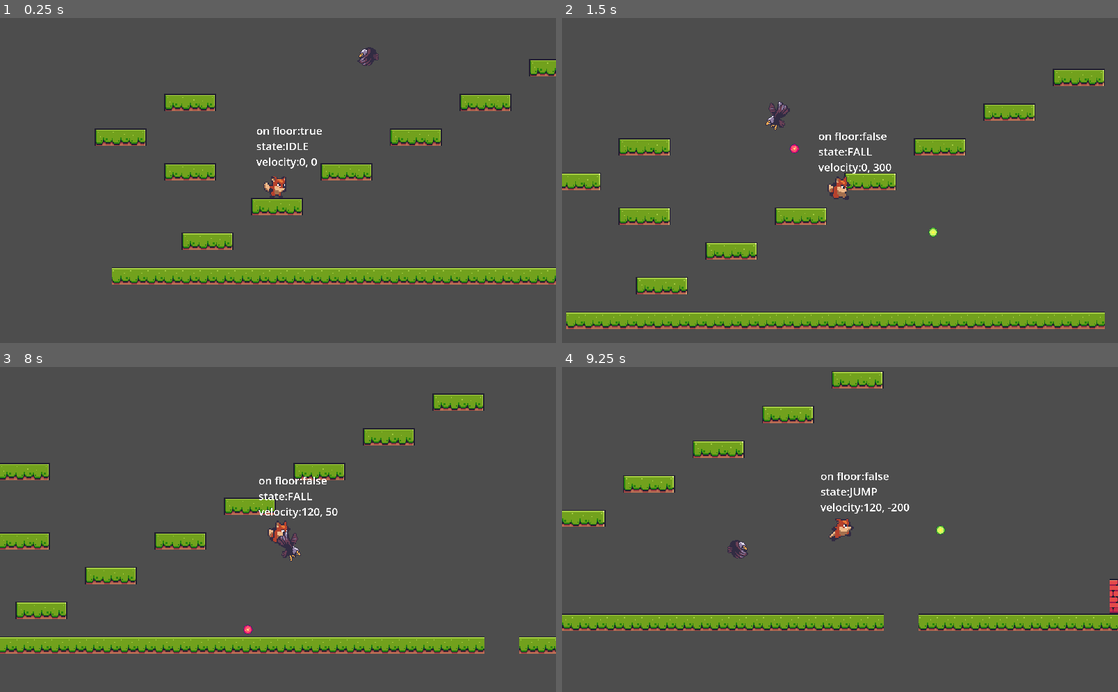
Above: before the commit, frames 1-4 (two rows, left to right).
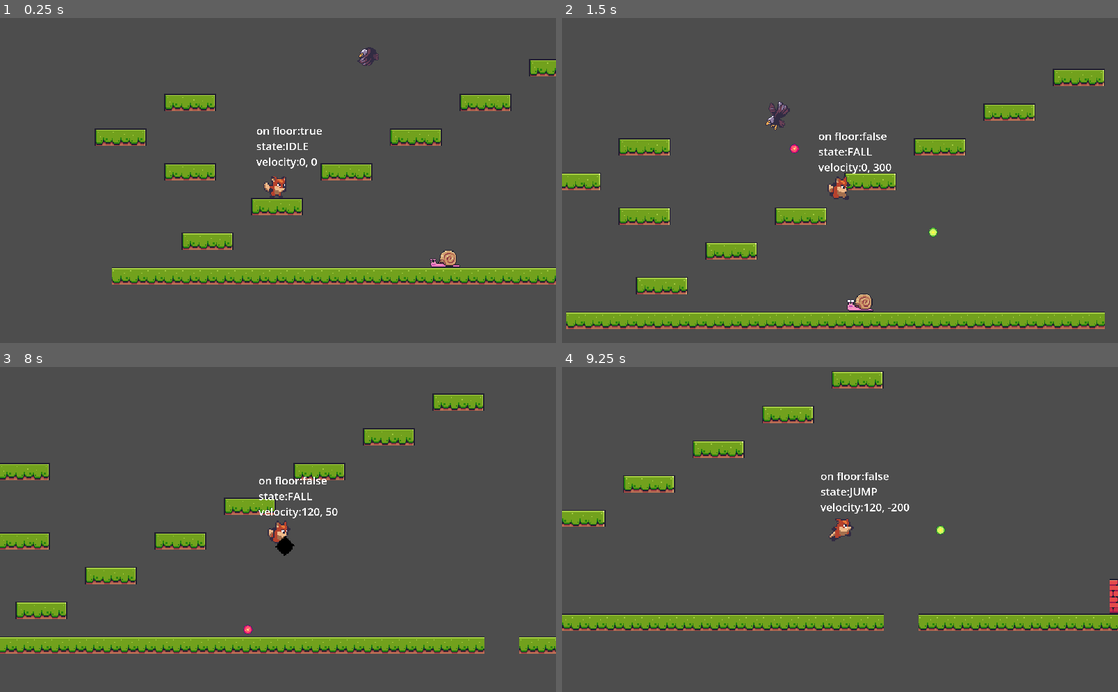
Above: after the commit, the same moments.

Repository: mattburro/Foxy-Antics
Game: Godot game, scene res://level_base/level_base.tscn
Two runs of this game, one before a commit and one after it. Both use one fixed random seed, a clock stepped at 60 frames per second and the inputs below. The project has no main scene, so this scene is started directly.
Inputs:
- Up to frame 1 (0.25 s): no input
- Up to frame 2 (1.5 s): hold D (right) from 0.53 s (still down); tap Shift (shoot) at 0.6, 1.35 s; tap Space (jump) at 0.77 s
- Up to frame 3 (8 s): tap Space (jump) at 1.52, 3.02, 3.77, 4.52, 6.02, 6.77, 7.52 s; release D (right) at 2.03 s; hold A (left) 2.03-2.78 s; tap Shift (shoot) every 0.75 s from 2.1 to 7.35 s; hold D (right) 2.78-4.28 s; hold A (left) 4.28-5.03 s; hold D (right) 5.03-5.78 s; hold A (left) 5.78-7.28 s; hold D (right) from 7.28 s (still down)
- Up to frame 4 (9.25 s): keep holding D (right); tap Shift (shoot) at 8.1, 8.85 s; tap Space (jump) at 9.02 s

The runs differ from the first frame. In frame 1, 0.2% of the frame differs, in the area x 77-83%, y 71-77%; in frame 2, 0.2%; in frame 3, 0.2%, in the area x 49-55%, y 50-60%; in frame 4, 0.2%.

Commit message:
Enemies spawn fruit when killed

Diff:
--- a/bullets/bullet_base/bullet_base.gd
+++ b/bullets/bullet_base/bullet_base.gd
@@ -18,5 +18,5 @@
 	if _life_time > _life_span:
 		queue_free()
 
-func on_area_entered(area: Area2D):
+func on_area_entered(_area: Area2D):
 	queue_free()
--- a/bullets/bullet_enemy/bullet_enemy.tscn
+++ b/bullets/bullet_enemy/bullet_enemy.tscn
@@ -5,6 +5,7 @@
 
 [node name="BulletEnemy" instance=ExtResource("1_r56fs")]
 collision_layer = 16
+collision_mask = 2
 
 [node name="Sprite2D" parent="." index="0"]
 texture = ExtResource("2_m0xb7")
--- a/bullets/bullet_player/bullet_player.tscn
+++ b/bullets/bullet_player/bullet_player.tscn
@@ -4,3 +4,4 @@
 
 [node name="BulletPlayer" instance=ExtResource("1_aqeun")]
 collision_layer = 8
+collision_mask = 4
--- a/enemies/enemy_base/enemy_base.gd
+++ b/enemies/enemy_base/enemy_base.gd
@@ -16,10 +16,10 @@
 func _ready():
 	player_ref = Player.Instance
 
-func _process(delta):
+func _process(_delta):
 	pass
 
-func _physics_process(delta):
+func _physics_process(_delta):
 	fallen_off()
 
 func die():
@@ -28,6 +28,8 @@
 
 	dying = true
 	SignalManager.on_enemy_hit.emit(points, global_position)
+	ObjectMaker.create_scene(ObjectMaker.SCENE_KEY.EXPLOSION, global_position)
+	ObjectMaker.create_scene(ObjectMaker.SCENE_KEY.PICKUP, global_position)
 	set_physics_process(false)
 	hide()
 	queue_free()
@@ -44,3 +46,4 @@
 
 func on_hitbox_area_entered(area: Area2D):
 	print("Enemy hit: ", area.name)
+	die()
--- /dev/null
+++ b/explosion/explosion.gd
@@ -0,0 +1,4 @@
+extends AnimatedSprite2D
+
+func on_animation_finished():
+	queue_free()
--- /dev/null
+++ b/explosion/explosion.tscn
@@ -0,0 +1,68 @@
+[gd_scene load_steps=11 format=3 uid="uid://den7ea0p048jx"]
+
+[ext_resource type="Texture2D" uid="uid://eqljpgtp00lb" path="res://assets/explosion/enemy-deadth.png" id="1_loy3m"]
+[ext_resource type="Script" path="res://explosion/explosion.gd" id="2_0eark"]
+[ext_resource type="AudioStream" uid="uid://cehsy7a4bsthn" path="res://assets/sound/pickup3.ogg" id="3_hkoib"]
+
+[sub_resource type="AtlasTexture" id="AtlasTexture_allu4"]
+atlas = ExtResource("1_loy3m")
+region = Rect2(0, 0, 40, 41)
+
+[sub_resource type="AtlasTexture" id="AtlasTexture_pjl73"]
+atlas = ExtResource("1_loy3m")
+region = Rect2(40, 0, 40, 41)
+
+[sub_resource type="AtlasTexture" id="AtlasTexture_cgwrq"]
+atlas = ExtResource("1_loy3m")
+region = Rect2(80, 0, 40, 41)
+
+[sub_resource type="AtlasTexture" id="AtlasTexture_tfql4"]
+atlas = ExtResource("1_loy3m")
+region = Rect2(120, 0, 40, 41)
+
+[sub_resource type="AtlasTexture" id="AtlasTexture_7if34"]
+atlas = ExtResource("1_loy3m")
+region = Rect2(160, 0, 40, 41)
+
+[sub_resource type="AtlasTexture" id="AtlasTexture_xwgmg"]
+atlas = ExtResource("1_loy3m")
+region = Rect2(200, 0, 40, 41)
+
+[sub_resource type="SpriteFrames" id="SpriteFrames_io1fo"]
+animations = [{
+"frames": [{
+"duration": 1.0,
+"texture": SubResource("AtlasTexture_allu4")
+}, {
+"duration": 1.0,
+"texture": SubResource("AtlasTexture_pjl73")
+}, {
+"duration": 1.0,
+"texture": SubResource("AtlasTexture_cgwrq")
+}, {
+"duration": 1.0,
+"texture": SubResource("AtlasTexture_tfql4")
+}, {
+"duration": 1.0,
+"texture": SubResource("AtlasTexture_7if34")
+}, {
+"duration": 1.0,
+"texture": SubResource("AtlasTexture_xwgmg")
+}],
+"loop": false,
+"name": &"explode",
+"speed": 10.0
+}]
+
+[node name="Explosion" type="AnimatedSprite2D"]
+sprite_frames = SubResource("SpriteFrames_io1fo")
+animation = &"explode"
+autoplay = "explode"
+script = ExtResource("2_0eark")
+
+[node name="AudioStreamPlayer2D" type="AudioStreamPlayer2D" parent="."]
+stream = ExtResource("3_hkoib")
+volume_db = -10.0
+autoplay = true
+
+[connection signal="animation_finished" from="." to="." method="on_animation_finished"]
--- /dev/null
+++ b/fruit_pickup/fruit_pickup.gd
@@ -0,0 +1,41 @@
+extends Area2D
+
+const GRAVITY: float = 150.0
+const JUMP: float = -80.0
+const POINTS: int = 2
+
+var start_y: float
+var speed_y: float = JUMP
+var stopped: bool = false
+
+@onready var animated_sprite_2d = $AnimatedSprite2D
+
+func _ready():
+	start_y = global_position.y
+	play_random_animation()
+
+func _process(delta):
+	if stopped:
+		return
+
+	position.y += speed_y * delta
+	speed_y += GRAVITY * delta
+
+	if global_position.y > start_y:
+		stopped = true
+
+func play_random_animation():
+	var animations: Array = animated_sprite_2d.sprite_frames.get_animation_names()
+	animated_sprite_2d.play(animations.pick_random())
+
+func kill_me():
+	set_process(false)
+	hide()
+	queue_free()
+
+func on_life_timer_timeout():
+	kill_me()
+
+func on_area_entered(area: Area2D):
+	SignalManager.on_pickup_hit.emit(POINTS)
+	kill_me()
--- /dev/null
+++ b/fruit_pickup/fruit_pickup.tscn
@@ -0,0 +1,529 @@
+[gd_scene load_steps=76 format=3 uid="uid://bk4wdaesexnhk"]
+
+[ext_resource type="Texture2D" uid="uid://dmhd4qxsymlii" path="res://assets/items/Bananas.png" id="1_dpsf8"]
+[ext_resource type="Script" path="res://fruit_pickup/fruit_pickup.gd" id="1_oyhct"]
+[ext_resource type="Texture2D" uid="uid://ddeyf2cv6htsi" path="res://assets/items/Cherries.png" id="2_uccns"]
+[ext_resource type="Texture2D" uid="uid://bi2woc60k6loe" path="res://assets/items/Kiwi.png" id="3_xbbsj"]
+[ext_resource type="Texture2D" uid="uid://cr4pk0p24roug" path="res://assets/items/Melon.png" id="4_bvdu5"]
+
+[sub_resource type="AtlasTexture" id="AtlasTexture_gplu6"]
+atlas = ExtResource("1_dpsf8")
+region = Rect2(0, 0, 32, 32)
+
+[sub_resource type="AtlasTexture" id="AtlasTexture_snstu"]
+atlas = ExtResource("1_dpsf8")
+region = Rect2(32, 0, 32, 32)
+
+[sub_resource type="AtlasTexture" id="AtlasTexture_v562x"]
+atlas = ExtResource("1_dpsf8")
+region = Rect2(64, 0, 32, 32)
+
+[sub_resource type="AtlasTexture" id="AtlasTexture_61dcd"]
+atlas = ExtResource("1_dpsf8")
+region = Rect2(96, 0, 32, 32)
+
+[sub_resource type="AtlasTexture" id="AtlasTexture_q7d3a"]
+atlas = ExtResource("1_dpsf8")
+region = Rect2(128, 0, 32, 32)
+
+[sub_resource type="AtlasTexture" id="AtlasTexture_7jthd"]
+atlas = ExtResource("1_dpsf8")
+region = Rect2(160, 0, 32, 32)
+
+[sub_resource type="AtlasTexture" id="AtlasTexture_7fsd5"]
+atlas = ExtResource("1_dpsf8")
+region = Rect2(192, 0, 32, 32)
+
+[sub_resource type="AtlasTexture" id="AtlasTexture_wf3ru"]
+atlas = ExtResource("1_dpsf8")
+region = Rect2(224, 0, 32, 32)
+
+[sub_resource type="AtlasTexture" id="AtlasTexture_63yd2"]
+atlas = ExtResource("1_dpsf8")
+region = Rect2(256, 0, 32, 32)
+
+[sub_resource type="AtlasTexture" id="AtlasTexture_mssaw"]
+atlas = ExtResource("1_dpsf8")
+region = Rect2(288, 0, 32, 32)
+
+[sub_resource type="AtlasTexture" id="AtlasTexture_yyr2x"]
+atlas = ExtResource("1_dpsf8")
+region = Rect2(320, 0, 32, 32)
+
+[sub_resource type="AtlasTexture" id="AtlasTexture_dsq03"]
+atlas = ExtResource("1_dpsf8")
+region = Rect2(352, 0, 32, 32)
+
+[sub_resource type="AtlasTexture" id="AtlasTexture_pb8fr"]
+atlas = ExtResource("1_dpsf8")
+region = Rect2(384, 0, 32, 32)
+
+[sub_resource type="AtlasTexture" id="AtlasTexture_kamqq"]
+atlas = ExtResource("1_dpsf8")
+region = Rect2(416, 0, 32, 32)
+
+[sub_resource type="AtlasTexture" id="AtlasTexture_v56e3"]
+atlas = ExtResource("1_dpsf8")
+region = Rect2(448, 0, 32, 32)
+
+[sub_resource type="AtlasTexture" id="AtlasTexture_xvkvy"]
+atlas = ExtResource("1_dpsf8")
+region = Rect2(480, 0, 32, 32)
+
+[sub_resource type="AtlasTexture" id="AtlasTexture_4fi58"]
+atlas = ExtResource("1_dpsf8")
+region = Rect2(512, 0, 32, 32)
+
+[sub_resource type="AtlasTexture" id="AtlasTexture_oc56l"]
+atlas = ExtResource("2_uccns")
+region = Rect2(0, 0, 32, 32)
+
+[sub_resource type="AtlasTexture" id="AtlasTexture_263cl"]
+atlas = ExtResource("2_uccns")
+region = Rect2(32, 0, 32, 32)
+
+[sub_resource type="AtlasTexture" id="AtlasTexture_wreoh"]
+atlas = ExtResource("2_uccns")
+region = Rect2(64, 0, 32, 32)
+
+[sub_resource type="AtlasTexture" id="AtlasTexture_ocqps"]
+atlas = ExtResource("2_uccns")
+region = Rect2(96, 0, 32, 32)
+
+[sub_resource type="AtlasTexture" id="AtlasTexture_76fy0"]
+atlas = ExtResource("2_uccns")
+region = Rect2(128, 0, 32, 32)
+
+[sub_resource type="AtlasTexture" id="AtlasTexture_vf1pk"]
+atlas = ExtResource("2_uccns")
+region = Rect2(160, 0, 32, 32)
+
+[sub_resource type="AtlasTexture" id="AtlasTexture_a8lok"]
+atlas = ExtResource("2_uccns")
+region = Rect2(192, 0, 32, 32)
+
+[sub_resource type="AtlasTexture" id="AtlasTexture_o2km6"]
+atlas = ExtResource("2_uccns")
+region = Rect2(224, 0, 32, 32)
+
+[sub_resource type="AtlasTexture" id="AtlasTexture_01j62"]
+atlas = ExtResource("2_uccns")
+region = Rect2(256, 0, 32, 32)
+
+[sub_resource type="AtlasTexture" id="AtlasTexture_7cnkg"]
+atlas = ExtResource("2_uccns")
+region = Rect2(288, 0, 32, 32)
+
+[sub_resource type="AtlasTexture" id="AtlasTexture_gnmj5"]
+atlas = ExtResource("2_uccns")
+region = Rect2(320, 0, 32, 32)
+
+[sub_resource type="AtlasTexture" id="AtlasTexture_qggk7"]
+atlas = ExtResource("2_uccns")
+region = Rect2(352, 0, 32, 32)
+
+[sub_resource type="AtlasTexture" id="AtlasTexture_ecxhe"]
+atlas = ExtResource("2_uccns")
+region = Rect2(384, 0, 32, 32)
+
+[sub_resource type="AtlasTexture" id="AtlasTexture_3twh0"]
+atlas = ExtResource("2_uccns")
+region = Rect2(416, 0, 32, 32)
+
+[sub_resource type="AtlasTexture" id="AtlasTexture_f2nym"]
+atlas = ExtResource("2_uccns")
+region = Rect2(448, 0, 32, 32)
+
+[sub_resource type="AtlasTexture" id="AtlasTexture_foqom"]
+atlas = ExtResource("2_uccns")
+region = Rect2(480, 0, 32, 32)
+
+[sub_resource type="AtlasTexture" id="AtlasTexture_0p311"]
+atlas = ExtResource("2_uccns")
+region = Rect2(512, 0, 32, 32)
+
+[sub_resource type="AtlasTexture" id="AtlasTexture_j5bgi"]
+atlas = ExtResource("3_xbbsj")
+region = Rect2(0, 0, 32, 32)
+
+[sub_resource type="AtlasTexture" id="AtlasTexture_q2d1b"]
+atlas = ExtResource("3_xbbsj")
+region = Rect2(32, 0, 32, 32)
+
+[sub_resource type="AtlasTexture" id="AtlasTexture_gv5va"]
+atlas = ExtResource("3_xbbsj")
+region = Rect2(64, 0, 32, 32)
+
+[sub_resource type="AtlasTexture" id="AtlasTexture_wv5ji"]
+atlas = ExtResource("3_xbbsj")
+region = Rect2(96, 0, 32, 32)
+
+[sub_resource type="AtlasTexture" id="AtlasTexture_lfwts"]
+atlas = ExtResource("3_xbbsj")
+region = Rect2(128, 0, 32, 32)
+
+[sub_resource type="AtlasTexture" id="AtlasTexture_7pxsn"]
+atlas = ExtResource("3_xbbsj")
+region = Rect2(160, 0, 32, 32)
+
+[sub_resource type="AtlasTexture" id="AtlasTexture_ed7ak"]
+atlas = ExtResource("3_xbbsj")
+region = Rect2(192, 0, 32, 32)
+
+[sub_resource type="AtlasTexture" id="AtlasTexture_igydh"]
+atlas = ExtResource("3_xbbsj")
+region = Rect2(224, 0, 32, 32)
+
+[sub_resource type="AtlasTexture" id="AtlasTexture_s5gih"]
+atlas = ExtResource("3_xbbsj")
+region = Rect2(256, 0, 32, 32)
+
+[sub_resource type="AtlasTexture" id="AtlasTexture_s51cd"]
+atlas = ExtResource("3_xbbsj")
+region = Rect2(288, 0, 32, 32)
+
+[sub_resource type="AtlasTexture" id="AtlasTexture_dm81f"]
+atlas = ExtResource("3_xbbsj")
+region = Rect2(320, 0, 32, 32)
+
+[sub_resource type="AtlasTexture" id="AtlasTexture_6vmkd"]
+atlas = ExtResource("3_xbbsj")
+region = Rect2(352, 0, 32, 32)
+
+[sub_resource type="AtlasTexture" id="AtlasTexture_1nidw"]
+atlas = ExtResource("3_xbbsj")
+region = Rect2(384, 0, 32, 32)
+
+[sub_resource type="AtlasTexture" id="AtlasTexture_q4j2j"]
+atlas = ExtResource("3_xbbsj")
+region = Rect2(416, 0, 32, 32)
+
+[sub_resource type="AtlasTexture" id="AtlasTexture_tlqj8"]
+atlas = ExtResource("3_xbbsj")
+region = Rect2(448, 0, 32, 32)
+
+[sub_resource type="AtlasTexture" id="AtlasTexture_v6g17"]
+atlas = ExtResource("3_xbbsj")
+region = Rect2(480, 0, 32, 32)
+
+[sub_resource type="AtlasTexture" id="AtlasTexture_pmrqp"]
+atlas = ExtResource("3_xbbsj")
+region = Rect2(512, 0, 32, 32)
+
+[sub_resource type="AtlasTexture" id="AtlasTexture_v8lmp"]
+atlas = ExtResource("4_bvdu5")
+region = Rect2(0, 0, 32, 32)
+
+[sub_resource type="AtlasTexture" id="AtlasTexture_3boik"]
+atlas = ExtResource("4_bvdu5")
+region = Rect2(32, 0, 32, 32)
+
+[sub_resource type="AtlasTexture" id="AtlasTexture_b3da5"]
+atlas = ExtResource("4_bvdu5")
+region = Rect2(64, 0, 32, 32)
+
+[sub_resource type="AtlasTexture" id="AtlasTexture_yovw5"]
+atlas = ExtResource("4_bvdu5")
+region = Rect2(96, 0, 32, 32)
+
+[sub_resource type="AtlasTexture" id="AtlasTexture_8w2h6"]
+atlas = ExtResource("4_bvdu5")
+region = Rect2(128, 0, 32, 32)
+
+[sub_resource type="AtlasTexture" id="AtlasTexture_pm8op"]
+atlas = ExtResource("4_bvdu5")
+region = Rect2(160, 0, 32, 32)
+
+[sub_resource type="AtlasTexture" id="AtlasTexture_dtwq2"]
+atlas = ExtResource("4_bvdu5")
+region = Rect2(192, 0, 32, 32)
+
+[sub_resource type="AtlasTexture" id="AtlasTexture_0ukqu"]
+atlas = ExtResource("4_bvdu5")
+region = Rect2(224, 0, 32, 32)
+
+[sub_resource type="AtlasTexture" id="AtlasTexture_yaci5"]
+atlas = ExtResource("4_bvdu5")
+region = Rect2(256, 0, 32, 32)
+
+[sub_resource type="AtlasTexture" id="AtlasTexture_5qa7k"]
+atlas = ExtResource("4_bvdu5")
+region = Rect2(288, 0, 32, 32)
+
+[sub_resource type="AtlasTexture" id="AtlasTexture_e8am0"]
+atlas = ExtResource("4_bvdu5")
+region = Rect2(320, 0, 32, 32)
+
+[sub_resource type="AtlasTexture" id="AtlasTexture_iutui"]
+atlas = ExtResource("4_bvdu5")
+region = Rect2(352, 0, 32, 32)
+
+[sub_resource type="AtlasTexture" id="AtlasTexture_71lvj"]
+atlas = ExtResource("4_bvdu5")
+region = Rect2(384, 0, 32, 32)
+
+[sub_resource type="AtlasTexture" id="AtlasTexture_c25md"]
+atlas = ExtResource("4_bvdu5")
+region = Rect2(416, 0, 32, 32)
+
+[sub_resource type="AtlasTexture" id="AtlasTexture_dt42s"]
+atlas = ExtResource("4_bvdu5")
+region = Rect2(448, 0, 32, 32)
+
+[sub_resource type="AtlasTexture" id="AtlasTexture_l6cxa"]
+atlas = ExtResource("4_bvdu5")
+region = Rect2(480, 0, 32, 32)
+
+[sub_resource type="AtlasTexture" id="AtlasTexture_lvt4w"]
+atlas = ExtResource("4_bvdu5")
+region = Rect2(512, 0, 32, 32)
+
+[sub_resource type="SpriteFrames" id="SpriteFrames_1sxll"]
+animations = [{
+"frames": [{
+"duration": 1.0,
+"texture": SubResource("AtlasTexture_gplu6")
+}, {
+"duration": 1.0,
+"texture": SubResource("AtlasTexture_snstu")
+}, {
+"duration": 1.0,
+"texture": SubResource("AtlasTexture_v562x")
+}, {
+"duration": 1.0,
+"texture": SubResource("AtlasTexture_61dcd")
+}, {
+"duration": 1.0,
+"texture": SubResource("AtlasTexture_q7d3a")
+}, {
+"duration": 1.0,
+"texture": SubResource("AtlasTexture_7jthd")
+}, {
+"duration": 1.0,
+"texture": SubResource("AtlasTexture_7fsd5")
+}, {
+"duration": 1.0,
+"texture": SubResource("AtlasTexture_wf3ru")
+}, {
+"duration": 1.0,
+"texture": SubResource("AtlasTexture_63yd2")
+}, {
+"duration": 1.0,
+"texture": SubResource("AtlasTexture_mssaw")
+}, {
+"duration": 1.0,
+"texture": SubResource("AtlasTexture_yyr2x")
+}, {
+"duration": 1.0,
+"texture": SubResource("AtlasTexture_dsq03")
+}, {
+"duration": 1.0,
+"texture": SubResource("AtlasTexture_pb8fr")
+}, {
+"duration": 1.0,
+"texture": SubResource("AtlasTexture_kamqq")
+}, {
+"duration": 1.0,
+"texture": SubResource("AtlasTexture_v56e3")
+}, {
+"duration": 1.0,
+"texture": SubResource("AtlasTexture_xvkvy")
+}, {
+"duration": 1.0,
+"texture": SubResource("AtlasTexture_4fi58")
+}],
+"loop": true,
+"name": &"banana",
+"speed": 15.0
+}, {
+"frames": [{
+"duration": 1.0,
+"texture": SubResource("AtlasTexture_oc56l")
+}, {
+"duration": 1.0,
+"texture": SubResource("AtlasTexture_263cl")
+}, {
+"duration": 1.0,
+"texture": SubResource("AtlasTexture_wreoh")
+}, {
+"duration": 1.0,
+"texture": SubResource("AtlasTexture_ocqps")
+}, {
+"duration": 1.0,
+"texture": SubResource("AtlasTexture_76fy0")
+}, {
+"duration": 1.0,
+"texture": SubResource("AtlasTexture_vf1pk")
+}, {
+"duration": 1.0,
+"texture": SubResource("AtlasTexture_a8lok")
+}, {
+"duration": 1.0,
+"texture": SubResource("AtlasTexture_o2km6")
+}, {
+"duration": 1.0,
+"texture": SubResource("AtlasTexture_01j62")
+}, {
+"duration": 1.0,
+"texture": SubResource("AtlasTexture_7cnkg")
+}, {
+"duration": 1.0,
+"texture": SubResource("AtlasTexture_gnmj5")
+}, {
+"duration": 1.0,
+"texture": SubResource("AtlasTexture_qggk7")
+}, {
+"duration": 1.0,
+"texture": SubResource("AtlasTexture_ecxhe")
+}, {
+"duration": 1.0,
+"texture": SubResource("AtlasTexture_3twh0")
+}, {
+"duration": 1.0,
+"texture": SubResource("AtlasTexture_f2nym")
+}, {
+"duration": 1.0,
+"texture": SubResource("AtlasTexture_foqom")
+}, {
+"duration": 1.0,
+"texture": SubResource("AtlasTexture_0p311")
+}],
+"loop": true,
+"name": &"cherry",
+"speed": 15.0
+}, {
+"frames": [{
+"duration": 1.0,
+"texture": SubResource("AtlasTexture_j5bgi")
+}, {
+"duration": 1.0,
+"texture": SubResource("AtlasTexture_q2d1b")
+}, {
+"duration": 1.0,
+"texture": SubResource("AtlasTexture_gv5va")
+}, {
+"duration": 1.0,
+"texture": SubResource("AtlasTexture_wv5ji")
+}, {
+"duration": 1.0,
+"texture": SubResource("AtlasTexture_lfwts")
+}, {
+"duration": 1.0,
+"texture": SubResource("AtlasTexture_7pxsn")
+}, {
+"duration": 1.0,
+"texture": SubResource("AtlasTexture_ed7ak")
+}, {
+"duration": 1.0,
+"texture": SubResource("AtlasTexture_igydh")
+}, {
+"duration": 1.0,
+"texture": SubResource("AtlasTexture_s5gih")
+}, {
+"duration": 1.0,
+"texture": SubResource("AtlasTexture_s51cd")
+}, {
+"duration": 1.0,
+"texture": SubResource("AtlasTexture_dm81f")
+}, {
+"duration": 1.0,
+"texture": SubResource("AtlasTexture_6vmkd")
+}, {
+"duration": 1.0,
+"texture": SubResource("AtlasTexture_1nidw")
+}, {
+"duration": 1.0,
+"texture": SubResource("AtlasTexture_q4j2j")
+}, {
+"duration": 1.0,
+"texture": SubResource("AtlasTexture_tlqj8")
+}, {
+"duration": 1.0,
+"texture": SubResource("AtlasTexture_v6g17")
+}, {
+"duration": 1.0,
+"texture": SubResource("AtlasTexture_pmrqp")
+}],
+"loop": true,
+"name": &"kiwi",
+"speed": 15.0
+}, {
+"frames": [{
+"duration": 1.0,
+"texture": SubResource("AtlasTexture_v8lmp")
+}, {
+"duration": 1.0,
+"texture": SubResource("AtlasTexture_3boik")
+}, {
+"duration": 1.0,
+"texture": SubResource("AtlasTexture_b3da5")
+}, {
+"duration": 1.0,
+"texture": SubResource("AtlasTexture_yovw5")
+}, {
+"duration": 1.0,
+"texture": SubResource("AtlasTexture_8w2h6")
+}, {
+"duration": 1.0,
+"texture": SubResource("AtlasTexture_pm8op")
+}, {
+"duration": 1.0,
+"texture": SubResource("AtlasTexture_dtwq2")
+}, {
+"duration": 1.0,
+"texture": SubResource("AtlasTexture_0ukqu")
+}, {
+"duration": 1.0,
+"texture": SubResource("AtlasTexture_yaci5")
+}, {
+"duration": 1.0,
+"texture": SubResource("AtlasTexture_5qa7k")
+}, {
+"duration": 1.0,
+"texture": SubResource("AtlasTexture_e8am0")
+}, {
+"duration": 1.0,
+"texture": SubResource("AtlasTexture_iutui")
+}, {
+"duration": 1.0,
+"texture": SubResource("AtlasTexture_71lvj")
+}, {
+"duration": 1.0,
+"texture": SubResource("AtlasTexture_c25md")
+}, {
+"duration": 1.0,
+"texture": SubResource("AtlasTexture_dt42s")
+}, {
+"duration": 1.0,
+"texture": SubResource("AtlasTexture_l6cxa")
+}, {
+"duration": 1.0,
+"texture": SubResource("AtlasTexture_lvt4w")
+}],
+"loop": true,
+"name": &"melon",
+"speed": 15.0
+}]
+
+[sub_resource type="CircleShape2D" id="CircleShape2D_3bom8"]
+radius = 9.0
+
+[node name="FruitPickup" type="Area2D"]
+collision_layer = 0
+collision_mask = 2
+script = ExtResource("1_oyhct")
+
+[node name="AnimatedSprite2D" type="AnimatedSprite2D" parent="."]
+sprite_frames = SubResource("SpriteFrames_1sxll")
+animation = &"melon"
+
+[node name="CollisionShape2D" type="CollisionShape2D" parent="."]
+shape = SubResource("CircleShape2D_3bom8")
+
+[node name="LifeTimer" type="Timer" parent="."]
+wait_time = 4.0
+one_shot = true
+autostart = true
+
+[connection signal="area_entered" from="." to="." method="on_area_entered"]
+[connection signal="timeout" from="LifeTimer" to="." method="on_life_timer_timeout"]
--- a/level_base/level_base.gd
+++ b/level_base/level_base.gd
@@ -3,5 +3,5 @@
 @onready var player_camera = $PlayerCamera
 @onready var player = $Player
 
-func _physics_process(delta):
+func _physics_process(_delta):
 	player_camera.global_position = player.global_position
--- a/level_base/level_base.tscn
+++ b/level_base/level_base.tscn
@@ -1,9 +1,10 @@
-[gd_scene load_steps=8 format=3 uid="uid://dihf6jl4gkunf"]
+[gd_scene load_steps=9 format=3 uid="uid://dihf6jl4gkunf"]
 
 [ext_resource type="Texture2D" uid="uid://dbo8s4c403geq" path="res://assets/tiles/Terrain (16x16).png" id="1_wbw04"]
 [ext_resource type="Script" path="res://level_base/level_base.gd" id="1_ymxc8"]
 [ext_resource type="PackedScene" uid="uid://cej83oxkncb8p" path="res://player_camera/player_camera.tscn" id="2_ack6v"]
 [ext_resource type="PackedScene" uid="uid://ct4e5uvs38fek" path="res://player/player.tscn" id="3_n875w"]
+[ext_resource type="PackedScene" uid="uid://cf8oa3ajvvo8j" path="res://enemies/snail/snail.tscn" id="5_jj8ud"]
 [ext_resource type="PackedScene" uid="uid://jp15eqqpepvf" path="res://enemies/eagle/eagle.tscn" id="5_ktitf"]
 
 [sub_resource type="TileSetAtlasSource" id="TileSetAtlasSource_lgf7u"]
@@ -547,3 +548,6 @@
 
 [node name="Eagle" parent="." instance=ExtResource("5_ktitf")]
 position = Vector2(247, -202)
+
+[node name="Snail" parent="." instance=ExtResource("5_jj8ud")]
+position = Vector2(307, -12)
--- a/player/player.gd
+++ b/player/player.gd
@@ -21,7 +21,7 @@
 func _ready():
 	Instance = self
 
-func _process(delta):
+func _process(_delta):
 	update_debug_text()
 
 func _physics_process(delta):
--- a/singletons/object_maker.gd
+++ b/singletons/object_maker.gd
@@ -1,10 +1,15 @@
 extends Node
 
 enum BULLET_KEY { PLAYER, ENEMY }
+enum SCENE_KEY { EXPLOSION, PICKUP }
 
 const BULLETS = {
 	BULLET_KEY.PLAYER: preload("res://bullets/bullet_player/bullet_player.tscn"),
 	BULLET_KEY.ENEMY: preload("res://bullets/bullet_enemy/bullet_enemy.tscn")
+}
+const SCENES = {
+	SCENE_KEY.EXPLOSION:  preload("res://explosion/explosion.tscn"),
+	SCENE_KEY.PICKUP: preload("res://fruit_pickup/fruit_pickup.tscn")
 }
 
 func add_child_deferred(child):
@@ -17,3 +22,8 @@
 	var new_bullet = BULLETS[key].instantiate()
 	new_bullet.setup(position, direction, speed, life_span)
 	call_add_child_deferred(new_bullet)
+
+func create_scene(key: SCENE_KEY, position: Vector2):
+	var new_scene = SCENES[key].instantiate()
+	new_scene.global_position = position
+	call_add_child_deferred(new_scene)
--- a/singletons/signal_manager.gd
+++ b/singletons/signal_manager.gd
@@ -1,3 +1,4 @@
 extends Node
 
 signal on_enemy_hit(points: int, position: Vector2)
+signal on_pickup_hit(points: int)
